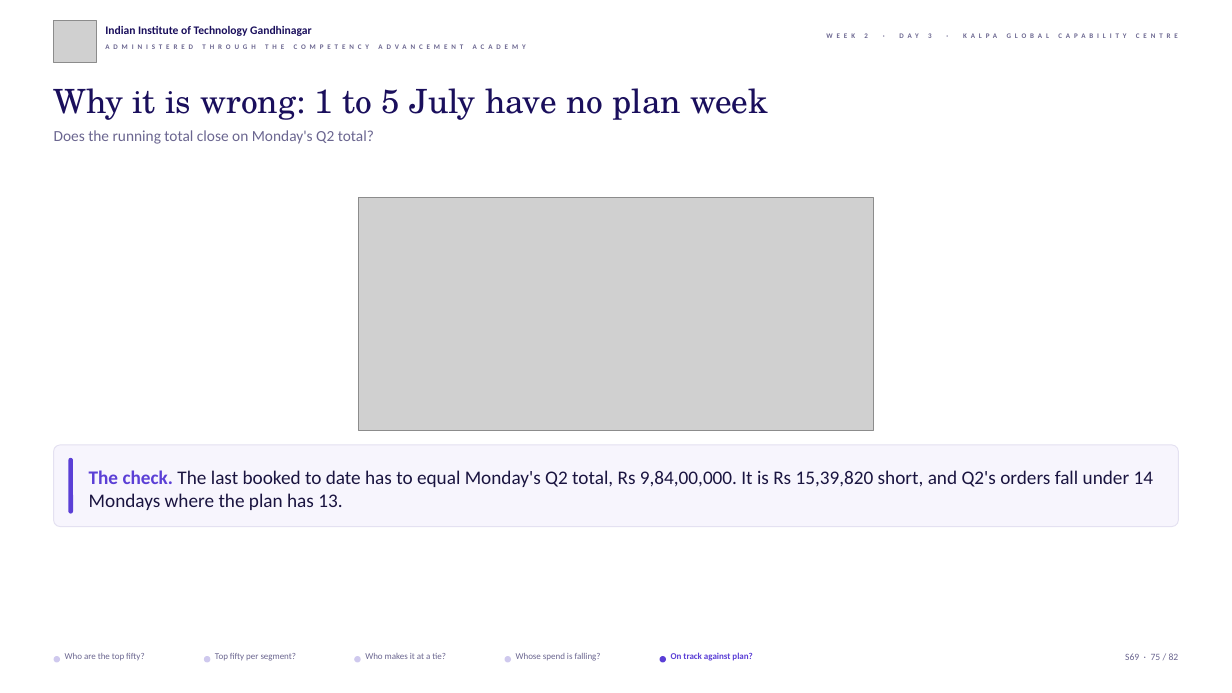
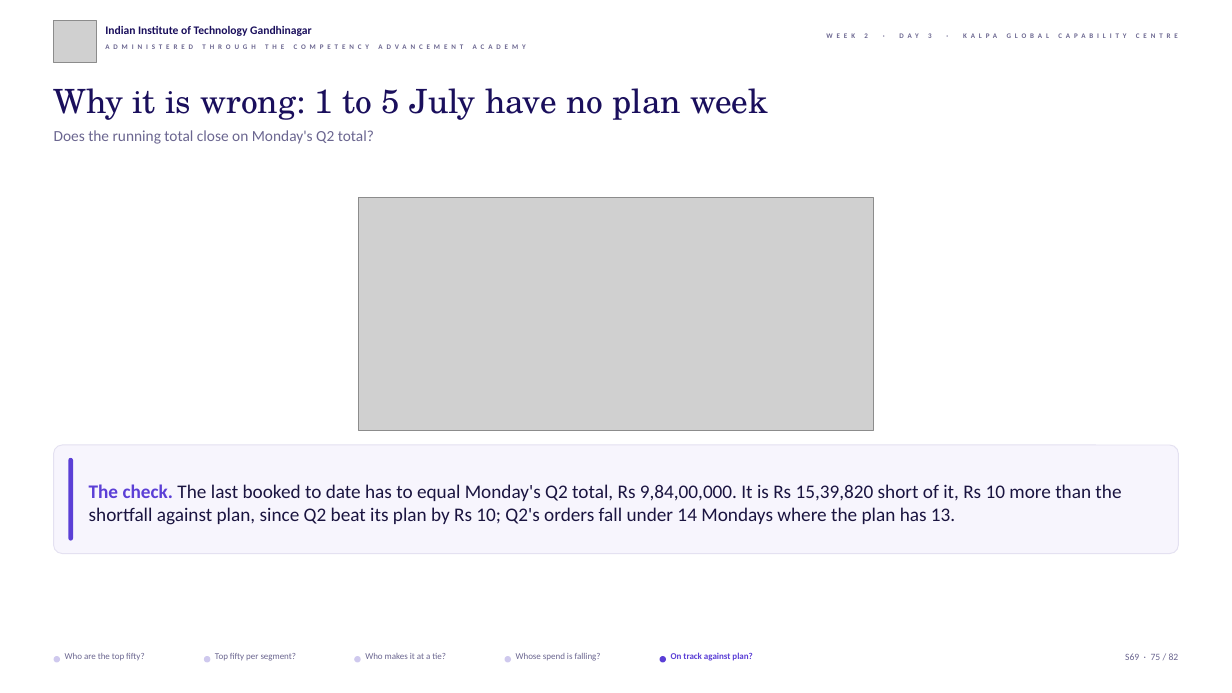
Before and after one commit to fde-academy-lab/c2-content-factory, a slide deck: slide 75 of content/W02/D3/slides/C2_W02_D03_half1_STUDENT.pptx. Drawn at 1232x693 pixels with LibreOffice and Linux fonts; fonts in the diff are those of the drawing; grey boxes stand for pictures; background and template pictures are left out. Boxes give left, top, right and bottom in pixels: in the first picture for what was removed or moved away, otherwise in the second. Text is boxed around its words. In the diff, an @@ line names an element or a change of style, - is before the commit and + after.

```diff
--- a/content/W02/D3/slides/C2_W02_D03_half1_STUDENT.pptx
+++ b/content/W02/D3/slides/C2_W02_D03_half1_STUDENT.pptx
@@ rounded rectangle: place and size @@
-rounded rectangle at <box>54,445,1178,527</box>
+rounded rectangle at <box>54,445,1178,555</box>
@@ rounded rectangle: place and size @@
-rounded rectangle at <box>68,458,73,514</box>
+rounded rectangle at <box>68,458,73,542</box>
@@ text at <box>89,484,1121,525</box>: text changed @@
-The check. The last booked to date has to equal Monday's Q2 total, Rs 9,84,00,000. It is Rs 15,39,820 short, and Q2's orders fall under 14 Mondays where the plan has 13.
+The check. The last booked to date has to equal Monday's Q2 total, Rs 9,84,00,000. It is Rs 15,39,820 short of it, Rs 10 more than the shortfall against plan, since Q2 beat its plan by Rs 10; Q2's orders fall under 14 Mondays where the plan has 13.
```
Also in this commit, not shown: 38 other slides changed, 43 other files.
